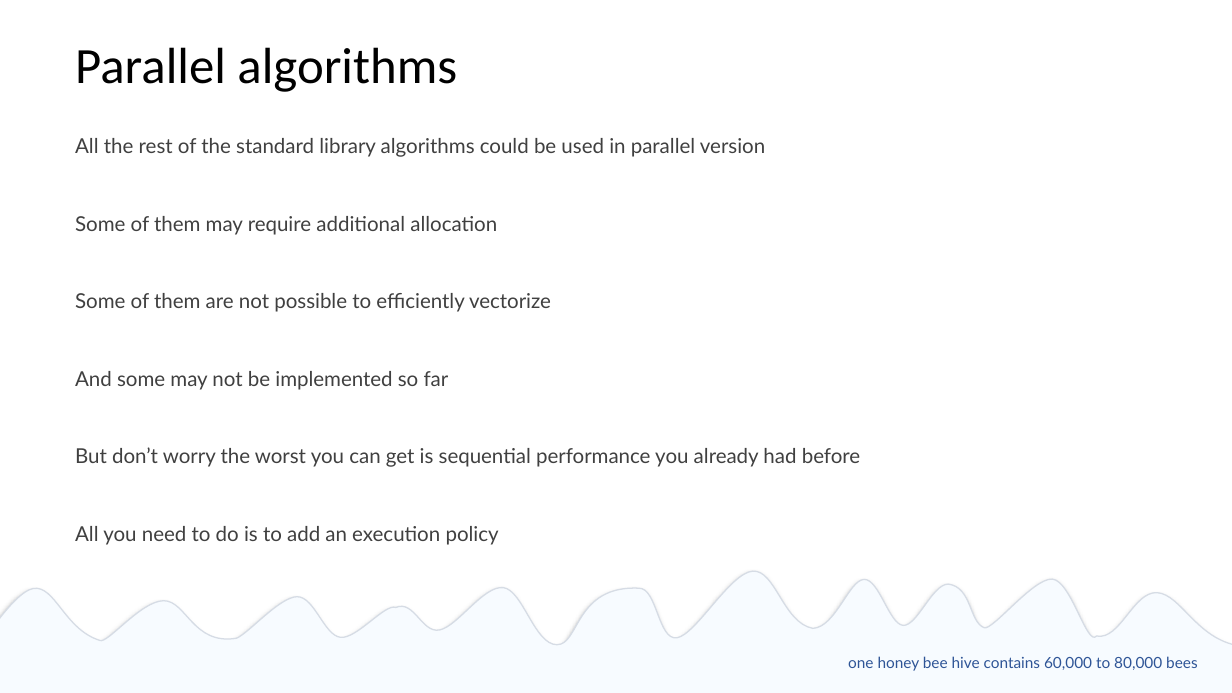
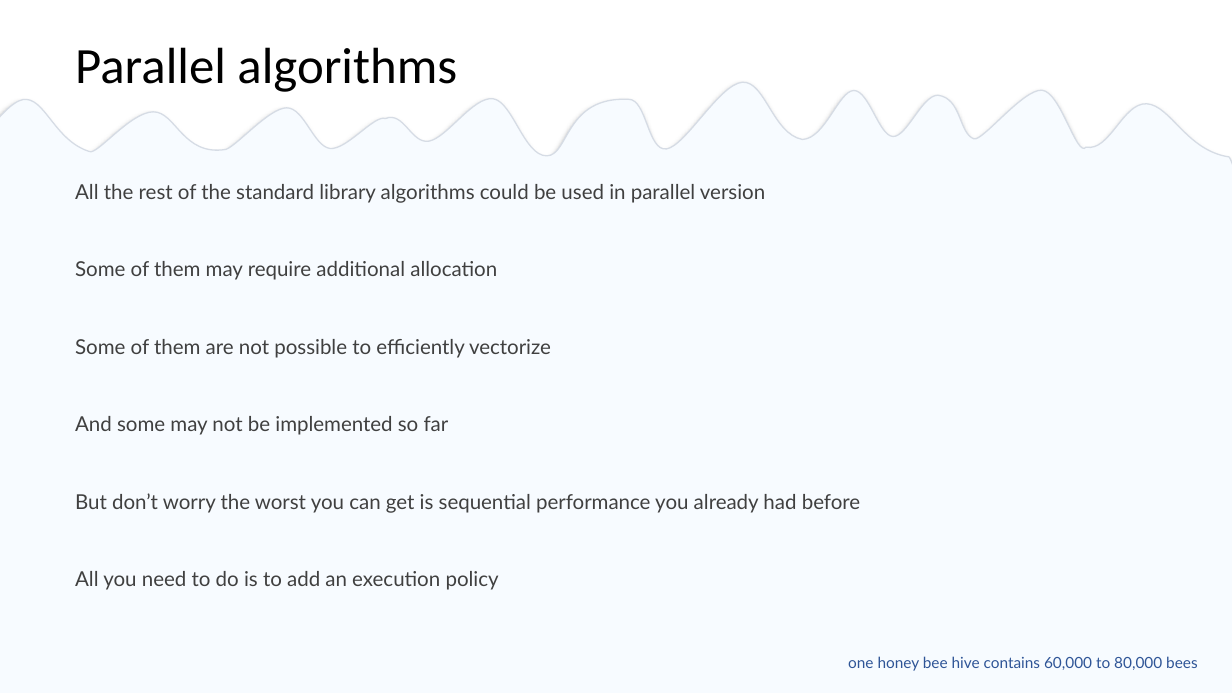
Before and after one commit to EmptySquareBubble/StoriesFromAParallelUniverse-, a slide deck: slide 36 of stories_from_a_paralel_universe.pptx. Drawn at 1232x693 pixels with LibreOffice and Linux fonts; fonts in the diff are those of the drawing. Boxes give left, top, right and bottom in pixels: in the first picture for what was removed or moved away, otherwise in the second. Text is boxed around its words. In the diff, an @@ line names an element or a change of style, - is before the commit and + after.

```diff
--- a/stories_from_a_paralel_universe.pptx
+++ b/stories_from_a_paralel_universe.pptx
@@ freeform shape: place and size @@
-freeform shape at box(0, 557, 1232, 685)
+freeform shape at box(0, 68, 1232, 196)
@@ text "All the rest of the ...": place and size @@
-text "All the rest of the ..." at box(75, 138, 860, 545)
+text "All the rest of the ..." at box(75, 184, 860, 590)
@@ rectangle: place and size @@
-rectangle at box(0, 654, 1232, 693)
+rectangle at box(0, 165, 1232, 693)
```
Also in this commit, not shown: 8 other slides changed.
